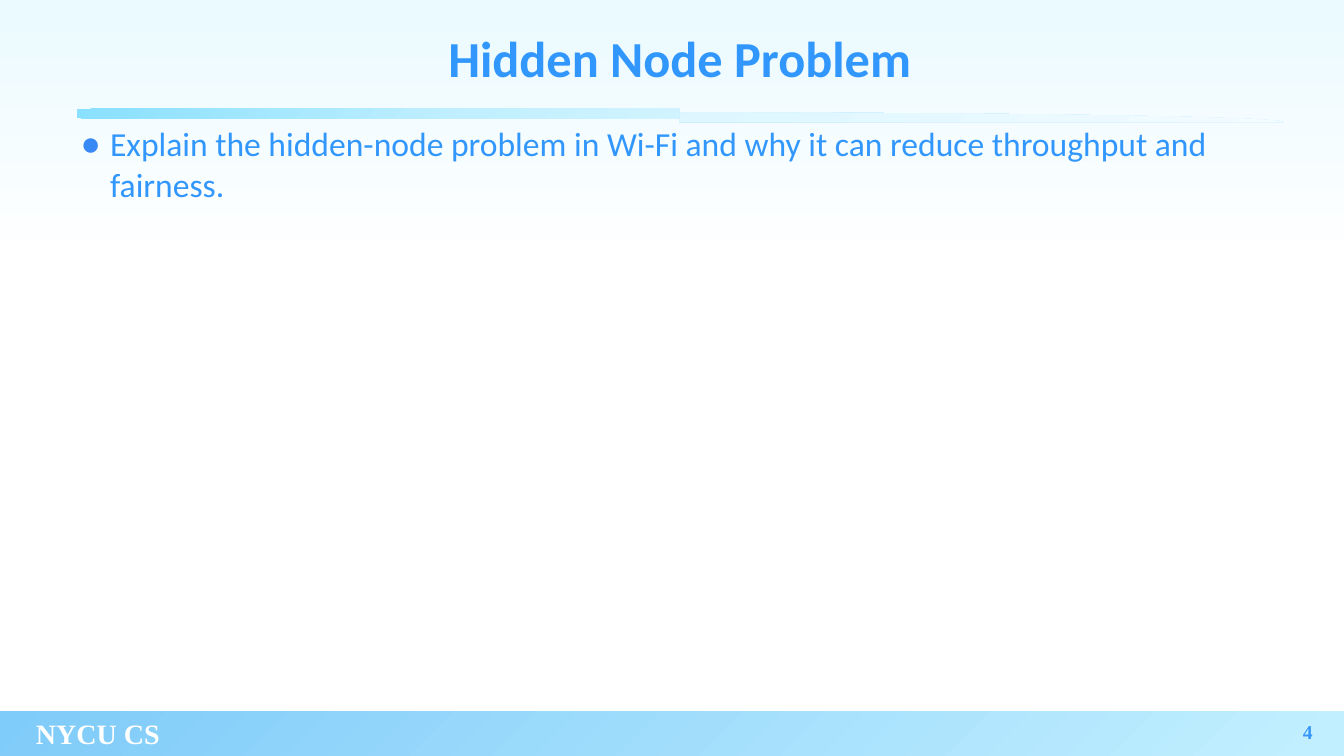
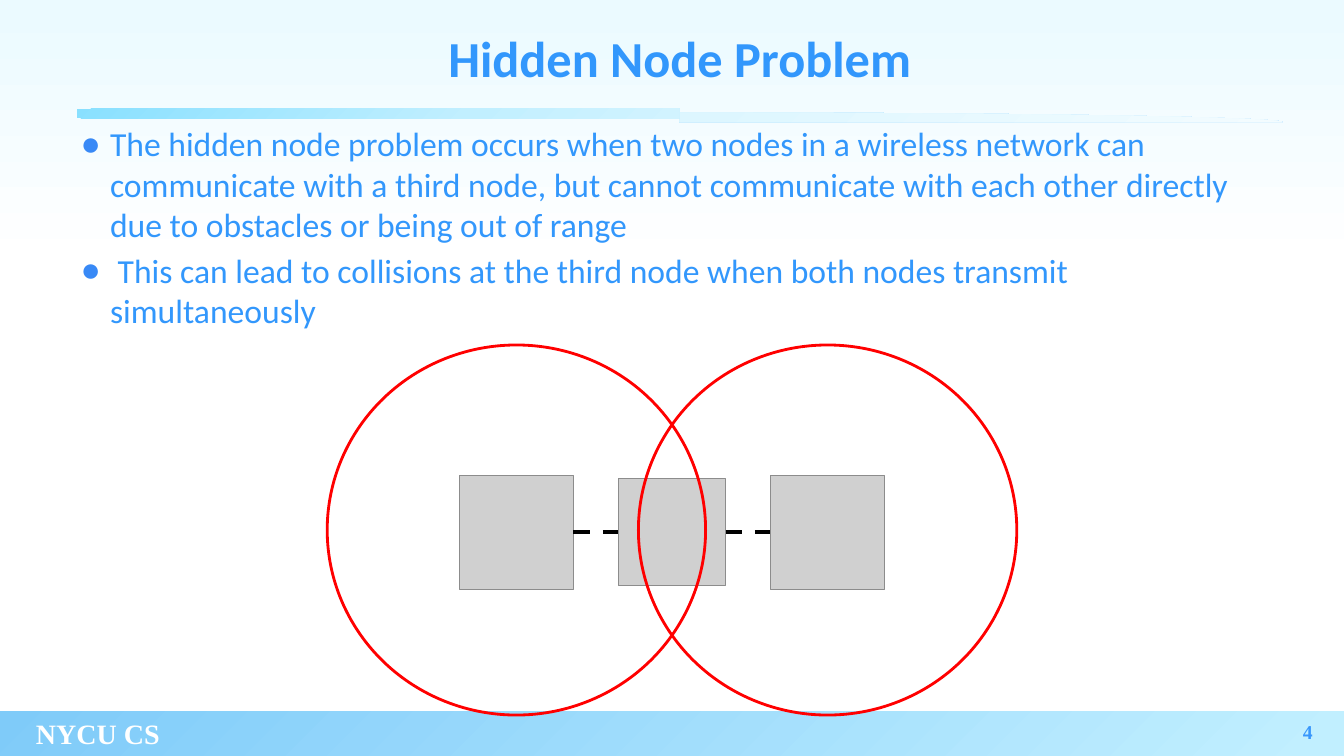
Before and after one commit to xoxonut/thesis, a slide deck: slide 4 of thesis_filled.pptx. Drawn at 1344x756 pixels with LibreOffice and Linux fonts; fonts in the diff are those of the drawing; grey boxes stand for pictures; background and template pictures are left out. Boxes give left, top, right and bottom in pixels: in the first picture for what was removed or moved away, otherwise in the second. Text is boxed around its words. In the diff, an @@ line names an element or a change of style, - is before the commit and + after.

```diff
--- a/thesis_filled.pptx
+++ b/thesis_filled.pptx
@@ text at [110,132,1228,329]: text changed @@
-● Explain the hidden-node problem in Wi-Fi and why it can reduce throughput and fairness.
+● The hidden node problem occurs when two nodes in a wireless network can communicate with a third node, but cannot communicate with each other directly due to obstacles or being out of range
+● This can lead to collisions at the third node when both nodes transmit simultaneously
@@ group added at [328,345,1016,715]: 3 pictures, 2 ellipses, 2 lines @@
```
Also in this commit, not shown: 1 other slide changed, 1 other file.
